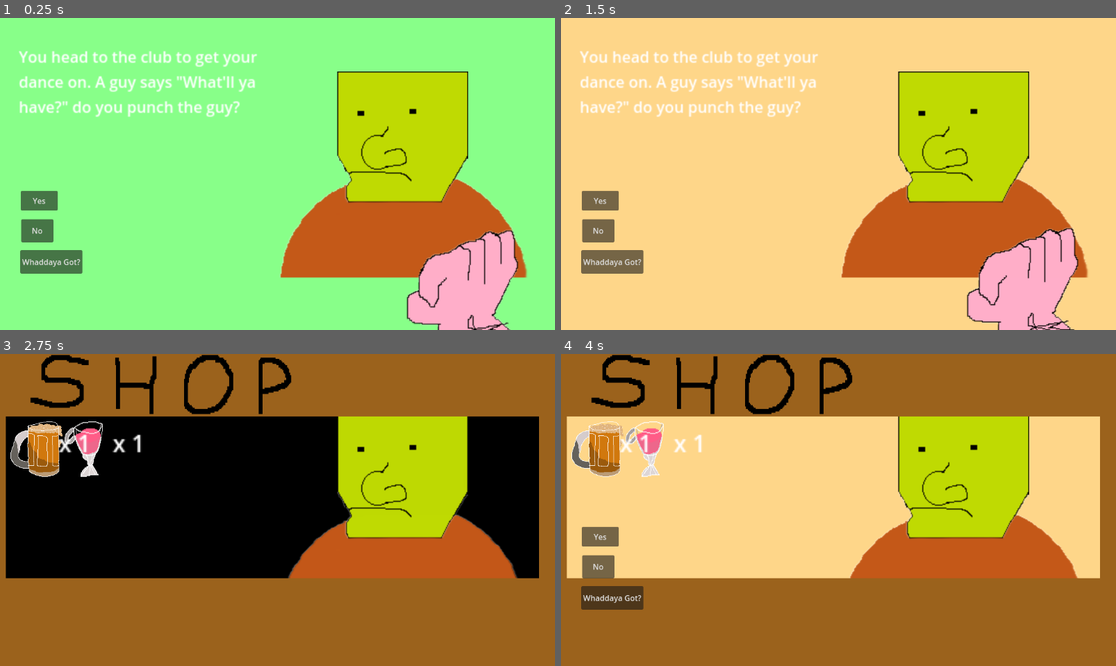
Above: before the commit, frames 1-4 (two rows, left to right).
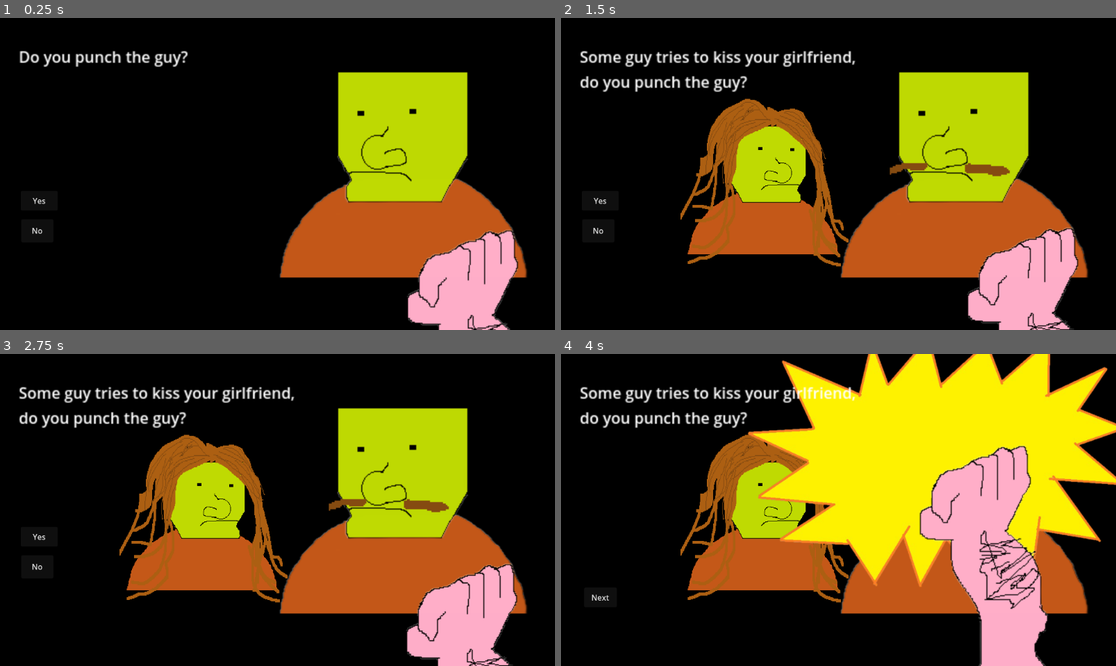
Above: after the commit, the same moments.

Repository: Do-You-Punch-The-Guy-Studios/do-you-punch-the-guy
Game: Godot game, scene res://scenes/the_guy_root_scene.tscn
Same seed, same stepped clock (60 frames per second), same inputs: the game is played once before the commit and once after it.
Inputs (mouse positions are in pixels of both pictures, inside the frame that each line leads up to):
- Up to frame 1 (0.25 s): no input
- Up to frame 2 (1.5 s): click "Yes" at 0.5 s; click "Next" at 1.25 s
- Up to frame 3 (2.75 s): click (49, 597) at 2 s, where only the run before the commit has a clickable "Whaddaya Got?"
- Up to frame 4 (4 s): click (599, 597) at 2.75 s, where only the run before the commit has a clickable "Next"; click "Yes" at 3.5 s

The runs differ from the first frame. In frame 1, 78% of the frame differs, in the area x 0-100%, y 0-100%; in frame 2, 78%; in frame 3, 61%; in frame 4, 97%.

Commit message:
layer fixes

Diff:
--- a/code/do-you-punch-the-guy-main.gd
+++ b/code/do-you-punch-the-guy-main.gd
@@ -124,7 +124,7 @@
 	currentQuestionIndex = nextQuestionIndex
 	nextQuestionIndex = questionIndexes.back()
 	questionIndexes.pop_back()
-	currentQuestionIndex =23;
+	#currentQuestionIndex =25;
 	currentQuestion = questionInfo[str(currentQuestionIndex)];
 	if(currentQuestionIndex > 1):
 		self.add_child(questionScenes["question" + str(currentQuestionIndex)].instantiate())
@@ -173,11 +173,11 @@
 	option3button.hide()
 	animatePunch()
 	if (currentQuestion.onYes):
-		await get_tree().create_timer(0.5).timeout
 		processGameAction(currentQuestion.onYes)
 	tallyResults('yes')
 	#SHOW TEARDOWN TEXT - Teardown text is a kind of animate
-	nextButton.show()
+	print(nextButton)
+	nextButton.show();
 
 func _no_pressed():
 	timer.stop()
@@ -198,9 +198,7 @@
 	if currentQuestion.onOption3:
 		processGameAction(currentQuestion.onOption3)
 	#animateOption3IfNeeded()#SHOW TEARDOWN TEXT - Teardown text is a kind of animate
-
 	tallyResults('option3')
-
 	nextButton.show()
 
 func _nextButtonPressed():
--- /dev/null
+++ b/code/question_25.gd
@@ -0,0 +1,15 @@
+extends Node2D
+@onready var punchAudio = preload("res://assets/sound/797925__artninja__tmnt_2012_brad_myers_inspired_punches_04072025.wav")
+@onready var audioPlayer = $AudioStreamPlayer2D;
+
+func _ready() -> void:
+	await get_tree().create_timer(.25, true).timeout
+	var t = create_tween().set_parallel(true)
+	t.tween_property($GuyPunchesBackFist, "scale", Vector2(1,1), .5)
+	await get_tree().create_timer(.25).timeout
+	audioPlayer.stream = punchAudio
+	audioPlayer.play()
+	await get_tree().create_timer(.25).timeout
+	$PowEffect.show();
+	await get_tree().create_timer(.25).timeout
+	$PowEffect.hide();
--- a/scenes/question11.tscn
+++ b/scenes/question11.tscn
@@ -21,6 +21,7 @@
 texture = ExtResource("1_vqud3")
 
 [node name="Comma" type="Sprite2D" parent="."]
+z_index = 1
 position = Vector2(286, 85)
 scale = Vector2(0.48958334, 0.5416667)
 texture = ExtResource("2_0aotr")
@@ -31,11 +32,13 @@
 texture = ExtResource("3_0ea0m")
 
 [node name="Questionmark" type="Sprite2D" parent="."]
+z_index = 1
 position = Vector2(645, 85)
 scale = Vector2(0.5833333, 0.6145833)
 texture = ExtResource("4_47r85")
 
 [node name="Space" type="Sprite2D" parent="."]
+z_index = 1
 position = Vector2(399, 85)
 scale = Vector2(0.46875, 0.48958334)
 texture = ExtResource("5_4fpwf")
--- a/scenes/question18.tscn
+++ b/scenes/question18.tscn
@@ -1,7 +1,7 @@
 [gd_scene load_steps=5 format=3 uid="uid://boihbky25hgbi"]
 
 [ext_resource type="Texture2D" uid="uid://db13radvlavuq" path="res://assets/question18/adventurerHat.png" id="1_in4tr"]
-[ext_resource type="Texture2D" uid="uid://dafbavpocsp5" path="res://assets/question18/HolyGrail.png" id="2_t6y12"]
+[ext_resource type="Texture2D" uid="uid://dafbavpocsp5" path="res://assets/items/HolyGrail.png" id="2_t6y12"]
 [ext_resource type="Texture2D" uid="uid://bakq6sjqhqid6" path="res://assets/question18/Plinth.png" id="3_4p2he"]
 [ext_resource type="Texture2D" uid="uid://c8ujmi2nvq5nl" path="res://assets/question18/VestHalf.png" id="4_666si"]
 
--- a/scenes/question2.tscn
+++ b/scenes/question2.tscn
@@ -12,6 +12,7 @@
 texture = ExtResource("8_cqar8")
 
 [node name="Question2Balloons" type="Sprite2D" parent="."]
+z_index = 1
 position = Vector2(688, 263)
 scale = Vector2(4, 4)
 texture = ExtResource("9_blg0k")
--- a/scenes/question22.tscn
+++ b/scenes/question22.tscn
@@ -5,6 +5,7 @@
 [node name="Question22" type="Node2D"]
 
 [node name="TacoTruck" type="Sprite2D" parent="."]
+z_index = 1
 position = Vector2(489, 394)
 scale = Vector2(0.58555555, 0.60555553)
 texture = ExtResource("1_r8tnb")
--- a/scenes/question24.tscn
+++ b/scenes/question24.tscn
@@ -8,6 +8,7 @@
 [node name="Question24" type="Node2D"]
 
 [node name="Guy" type="Sprite2D" parent="."]
+z_index = 1
 position = Vector2(418.00003, 357.99994)
 scale = Vector2(0.4095607, 0.396861)
 texture = ExtResource("1_5whjl")
@@ -19,6 +20,7 @@
 texture = ExtResource("2_6uy27")
 
 [node name="GirlHair" type="Sprite2D" parent="."]
+z_index = 2
 position = Vector2(433.25, 384.75)
 scale = Vector2(0.41055554, 0.5194444)
 texture = ExtResource("3_ox1ha")
--- a/scenes/question25.tscn
+++ b/scenes/question25.tscn
@@ -1,3 +1,23 @@
-[gd_scene format=3 uid="uid://ceugsdjvl26mi"]
+[gd_scene load_steps=4 format=3 uid="uid://ceugsdjvl26mi"]
+
+[ext_resource type="Script" uid="uid://buppbefc5n2sr" path="res://code/question_25.gd" id="1_4yfcc"]
+[ext_resource type="Texture2D" uid="uid://cqrl6cumim8el" path="res://assets/GuyPunchesBackFist.png" id="2_kwiwm"]
+[ext_resource type="Texture2D" uid="uid://ch242dcvooimx" path="res://assets/pow-effect.png" id="3_kwiwm"]
 
 [node name="Question25" type="Node2D"]
+script = ExtResource("1_4yfcc")
+
+[node name="GuyPunchesBackFist" type="Sprite2D" parent="."]
+z_index = 2
+position = Vector2(654, 464)
+scale = Vector2(0.4, 0.417)
+texture = ExtResource("2_kwiwm")
+flip_h = true
+
+[node name="PowEffect" type="Sprite2D" parent="."]
+visible = false
+z_index = 6
+position = Vector2(704, 480)
+texture = ExtResource("3_kwiwm")
+
+[node name="AudioStreamPlayer2D" type="AudioStreamPlayer2D" parent="."]
--- a/scenes/question3.tscn
+++ b/scenes/question3.tscn
@@ -6,16 +6,19 @@
 [node name="Question3" type="Node2D"]
 
 [node name="Bar" type="Sprite2D" parent="."]
+z_index = 1
 position = Vector2(365, 371.00003)
 scale = Vector2(1.8175, 2.28125)
 texture = ExtResource("1_h80gh")
 
 [node name="Beer" type="Sprite2D" parent="Bar"]
+z_index = 1
 position = Vector2(-95.460785, -20.821915)
 scale = Vector2(0.5502063, 0.43835613)
 texture = ExtResource("2_2tru6")
 
 [node name="Beer2" type="Sprite2D" parent="Bar"]
+z_index = 1
 position = Vector2(107.01512, -8.986298)
 scale = Vector2(0.5502063, 0.43835613)
 texture = ExtResource("2_2tru6")
--- a/scenes/question4.tscn
+++ b/scenes/question4.tscn
@@ -6,6 +6,7 @@
 [node name="Question4" type="Node2D"]
 
 [node name="Pool" type="Sprite2D" parent="."]
+z_index = 1
 position = Vector2(240, 278)
 scale = Vector2(2.8975005, 1.5199999)
 texture = ExtResource("1_ls6fl")
--- a/scenes/question7.tscn
+++ b/scenes/question7.tscn
@@ -349,6 +349,7 @@
 texture = ExtResource("1_13t32")
 
 [node name="Bar" type="Sprite2D" parent="."]
+z_index = 1
 position = Vector2(357, 421.00003)
 scale = Vector2(1.7825, 1.875)
 texture = ExtResource("1_dka3t")
--- a/scenes/question8.tscn
+++ b/scenes/question8.tscn
@@ -5,6 +5,7 @@
 [node name="Question8" type="Node2D"]
 
 [node name="JungleGym" type="Sprite2D" parent="."]
+z_index = 1
 position = Vector2(321.25, -142.24998)
 scale = Vector2(1.3012499, 1.1970832)
 texture = ExtResource("1_3r0tt")
--- a/scenes/question9.tscn
+++ b/scenes/question9.tscn
@@ -5,6 +5,7 @@
 [node name="Question9" type="Node2D"]
 
 [node name="Door" type="Sprite2D" parent="."]
+z_index = 1
 position = Vector2(693, -453)
 scale = Vector2(1.8191667, 1.8783336)
 texture = ExtResource("1_sb0p6")
--- a/scenes/the_guy_root_scene.tscn
+++ b/scenes/the_guy_root_scene.tscn
@@ -100,6 +100,7 @@
 
 [node name="NextButton" type="Button" parent="."]
 visible = false
+z_index = 2
 offset_left = 48.0
 offset_top = 485.0
 offset_right = 116.0
Binary file added: assets/GuyPunchesBackFist.png
Not shown, added: assets/GuyPunchesBackFist.png.import
Not shown, added: code/question_25.gd.uid
